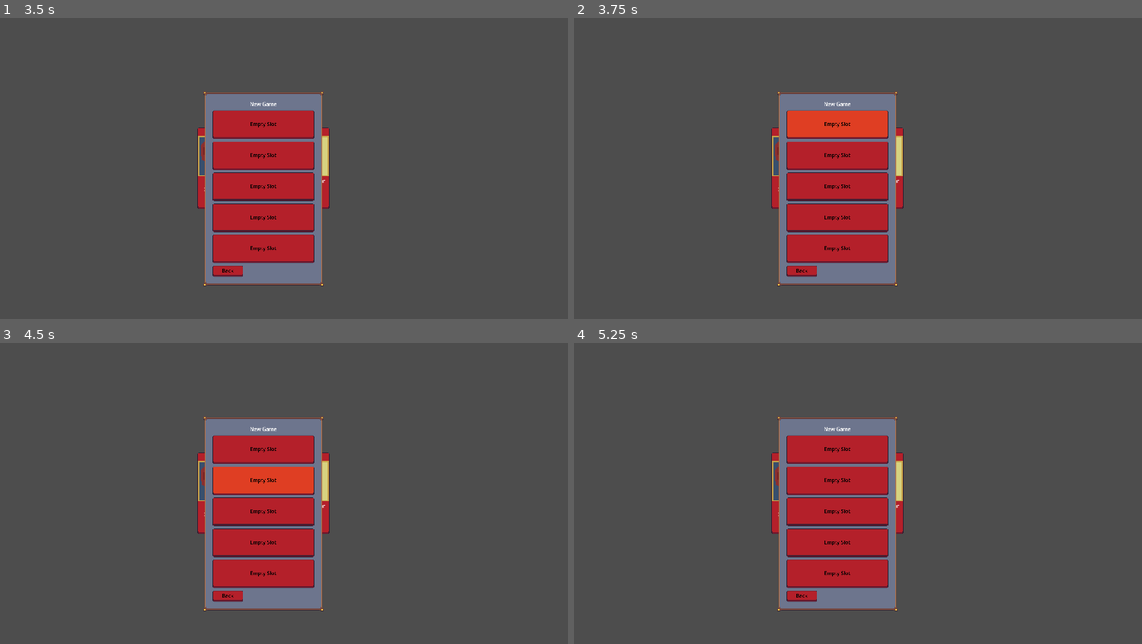
Above: before the commit, frames 1-4 (two rows, left to right).
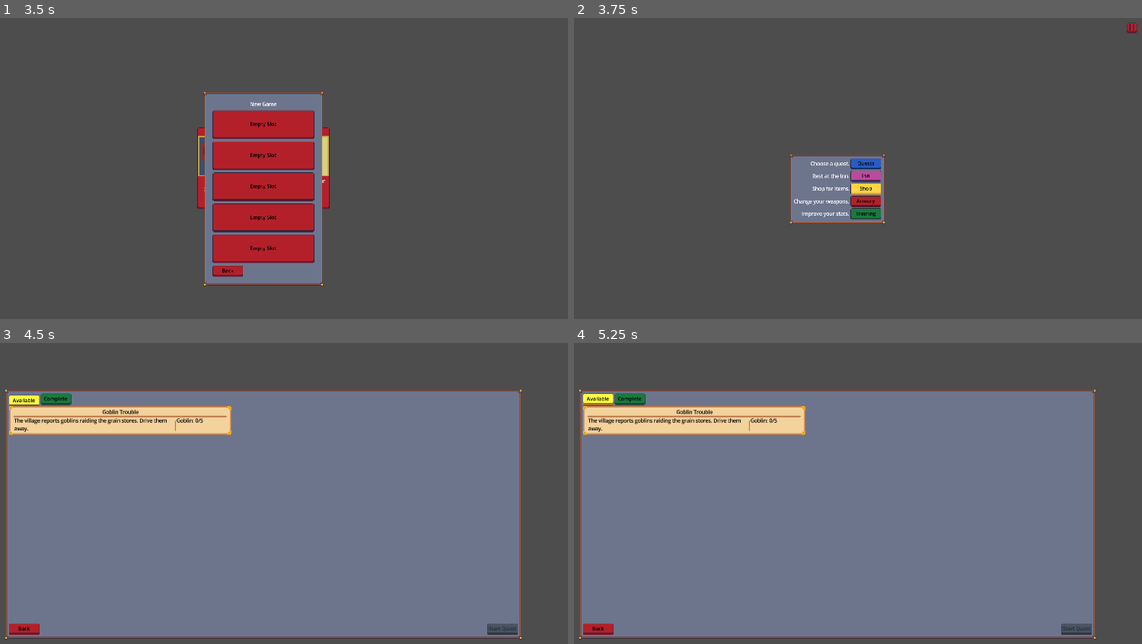
Above: after the commit, the same moments.

Repository: navtges3/PixelValley
Game: Godot game, scene res://scenes/ui/screens/main_menu_screen.tscn
Same seed, same stepped clock (60 frames per second), same inputs: the game is played once before the commit and once after it.
Inputs (mouse positions are in pixels of both pictures, inside the frame that each line leads up to):
- Up to frame 1 (3.5 s): click "New Game" at 0.5 s; click (284, 219) at 1.27 s; type "Alex" at 1.35 s; click (215, 168) at 2.02 s; click "Create Hero" at 2.75 s
- Up to frame 2 (3.75 s): click "Empty Slot" at 3.5 s
- Up to frame 3 (4.5 s): click (289, 487) at 4.25 s, where only the run after the commit has a clickable "Quests"
- Up to frame 4 (5.25 s): click (596, 400) at 5 s, where only the run after the commit has a clickable "Available"

Frame 1 is identical in both runs. In frame 2, 14% of the frame differs, in the area x 34-100%, y 1-90%; in frame 3, 71%, in the area x 0-92%, y 15-99%; in frame 4, 71%.

Commit message:
Fixed bug where empty buttons did not start a new game.

Diff:
--- a/scripts/ui/windows/new_game_window.gd
+++ b/scripts/ui/windows/new_game_window.gd
@@ -20,16 +20,12 @@
 	for i in slot_buttons.size():
 		var button := slot_buttons[i]
 		var slot_index := i + 1
-
 		if SaveManager.has_save_data(slot_index):
 			var meta := SaveManager.get_meta_data(slot_index)
 			setup_filled_slot(button, meta)
-			button.pressed.connect(func():
-				GameState.start_new_game(slot_index)
-				ScreenManager.go_to_screen(ScreenManager.ScreenName.VILLAGE)
-			)
 		else:
 			setup_empty_slot(button)
+		button.pressed.connect(_slot_button_pressed.bind(slot_index))
 
 func setup_empty_slot(button: Button) -> void:
 	button.text = "Empty Slot"
@@ -45,5 +41,9 @@
 	button.alignment = HORIZONTAL_ALIGNMENT_LEFT
 	button.theme = GREEN_BUTTON
 
+func _slot_button_pressed(slot_index: int) -> void:
+	GameState.start_new_game(slot_index)
+	ScreenManager.go_to_screen(ScreenManager.ScreenName.VILLAGE)
+
 func _on_back_button_pressed() -> void:
 	self.hide()
